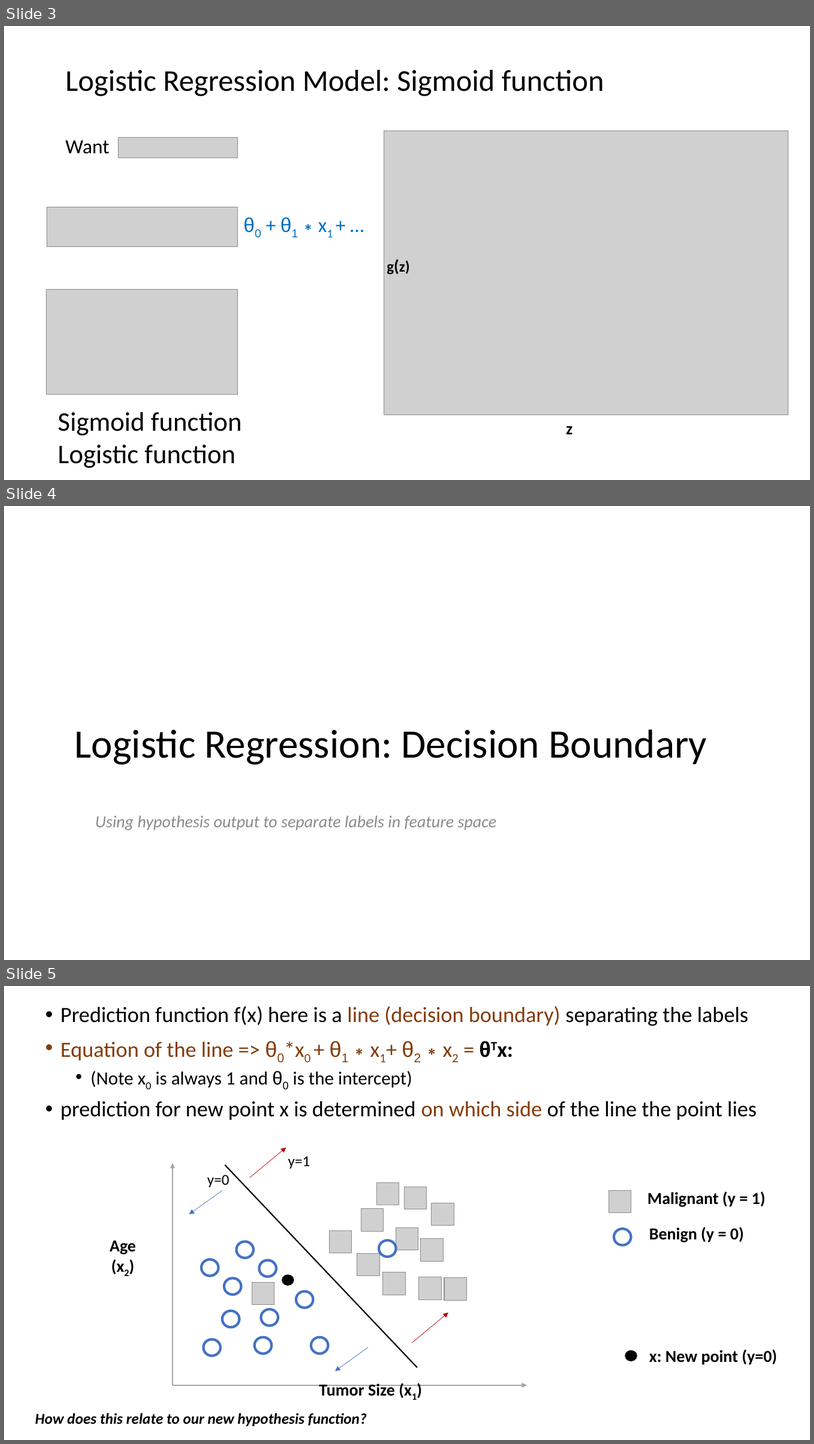
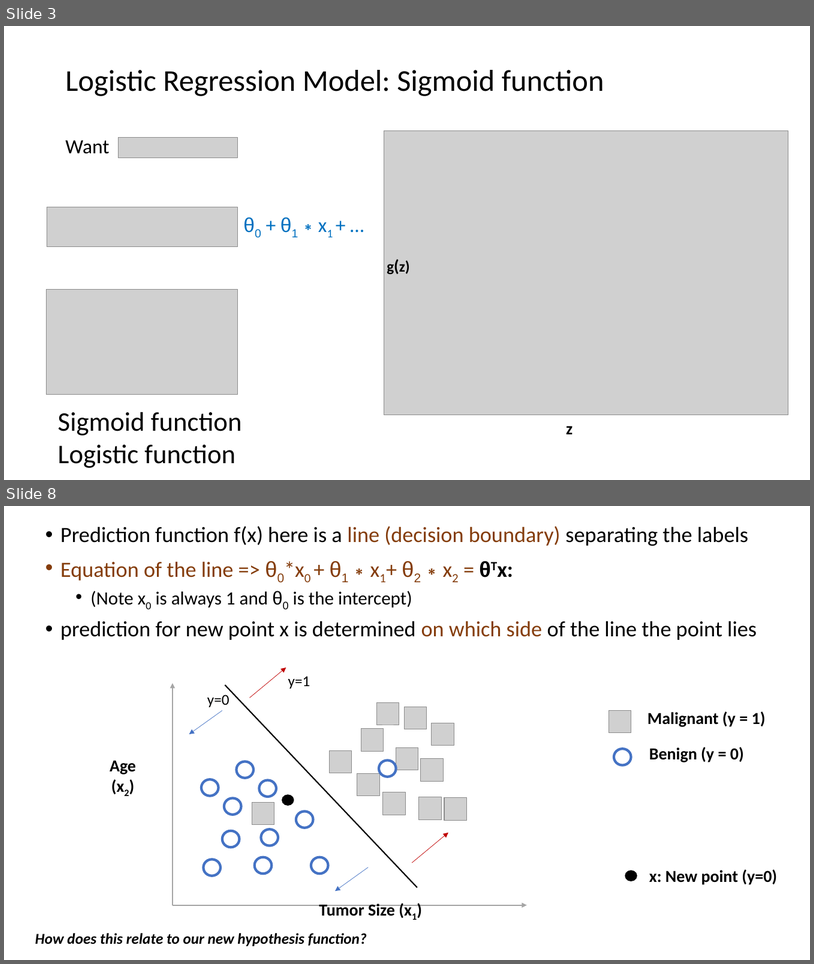
Before and after one commit to ICBI/AIMAHEAD_GU, a slide deck: Courses/ML_Concepts/Module_01_Introduction_to_Classification/Module_01_Introduction_to_Classification_02_LogisticRegression.pptx. Shown one above the other, each under a label of ours: slides 3, 4 and 5 before the commit, slides 3 and 8 after it; the slides between them are not shown. The pictures are 814x1444 and 814x964 pixels, drawn with LibreOffice and Linux fonts; fonts in the diff are those of the drawing; grey boxes stand for pictures. Boxes give left, top, right and bottom in pixels: in the first picture for what was removed or moved away, otherwise in the second. Text is boxed around its words. In the diff, an @@ line names an element or a change of style, - is before the commit and + after.

```diff
--- a/Courses/ML_Concepts/Module_01_Introduction_to_Classification/Module_01_Introduction_to_Classification_02_LogisticRegression.pptx
+++ b/Courses/ML_Concepts/Module_01_Introduction_to_Classification/Module_01_Introduction_to_Classification_02_LogisticRegression.pptx
@@ slide 4 removed at bbox=[4, 506, 810, 960], background #FFFFFF @@
@@ title removed at bbox=[75, 729, 707, 765] @@
-Logistic Regression: Decision Boundary
@@ text removed at bbox=[95, 815, 497, 830] @@
-  Using hypothesis output to separate labels in feature space
@@ what was slide 5 is now slide 8 @@
```
Also in this commit, not shown: 8 other slides removed, 4 other files.
